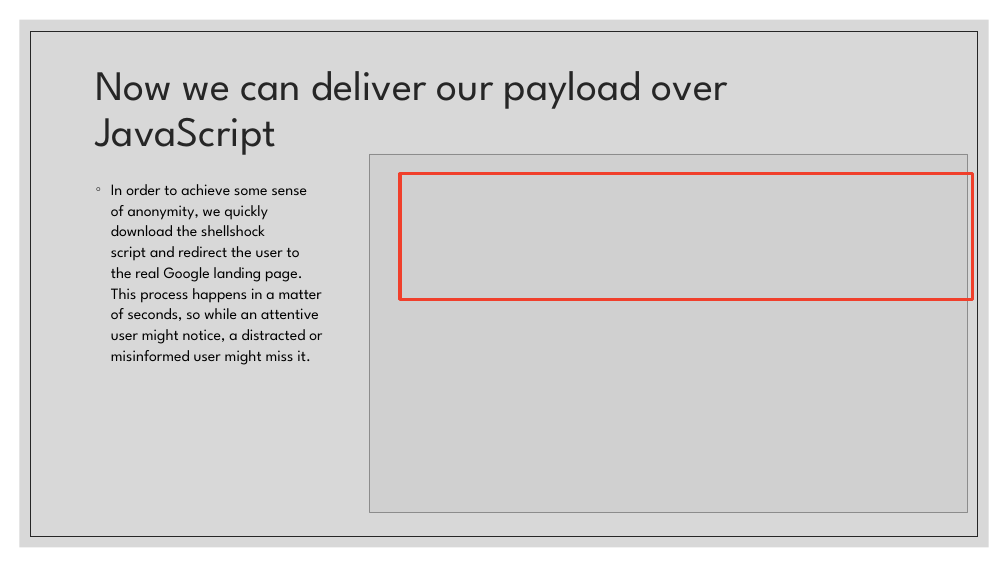
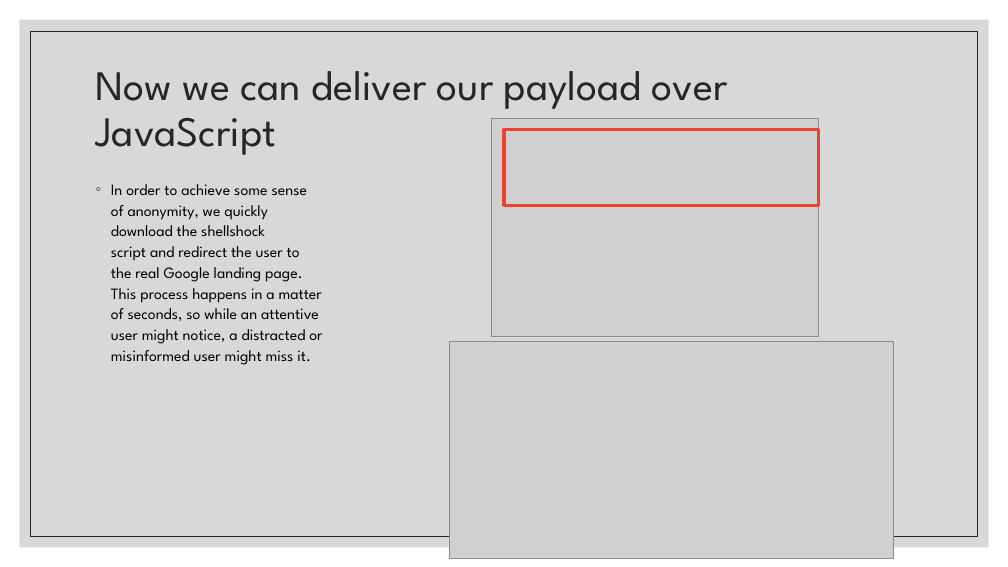
Before and after one commit to JulianKeller/cs425-backdoor, a slide deck: slide 9 of Documents/Remote_attacks_and_backdoors.pptx. Drawn at 1008x567 pixels with LibreOffice and Linux fonts; fonts in the diff are those of the drawing; grey boxes stand for pictures. Boxes give left, top, right and bottom in pixels: in the first picture for what was removed or moved away, otherwise in the second. Text is boxed around its words. In the diff, an @@ line names an element or a change of style, - is before the commit and + after.

```diff
--- a/Documents/Remote_attacks_and_backdoors.pptx
+++ b/Documents/Remote_attacks_and_backdoors.pptx
@@ picture: place and size @@
-picture at (370, 154, 968, 513)
+picture at (492, 119, 819, 336)
@@ rectangle: place and size @@
-rectangle at (400, 174, 972, 299)
+rectangle at (504, 130, 819, 206)
@@ picture added at (450, 341, 893, 558) @@
```
Also in this commit, not shown: 8 other slides changed.
